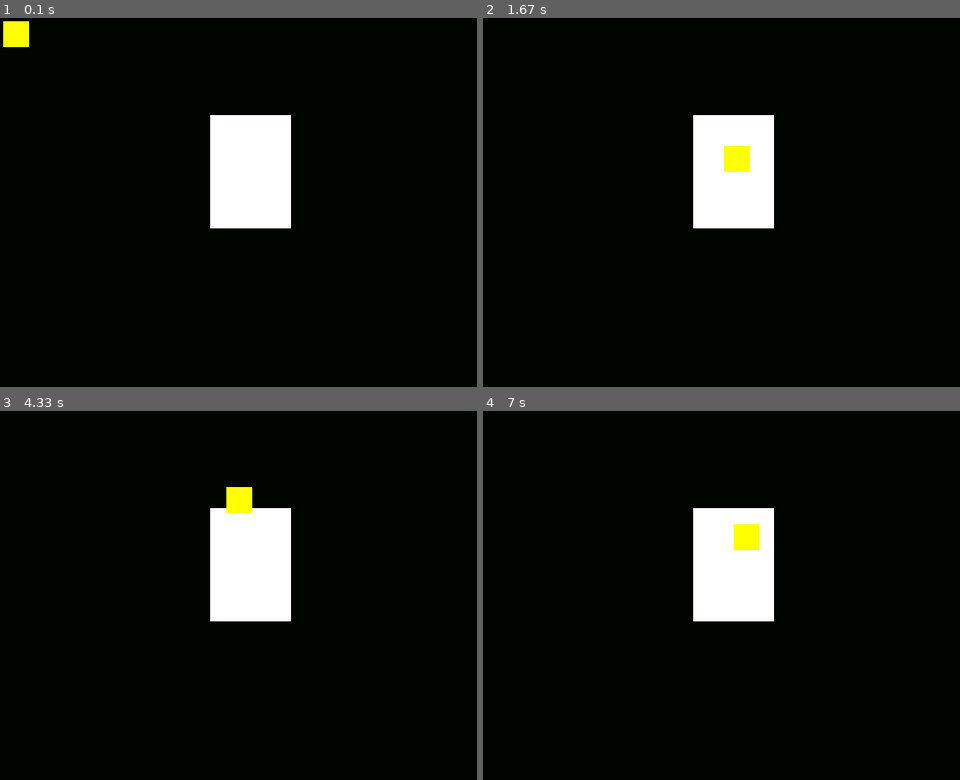
Above: before the commit, frames 1-4 (two rows, left to right).
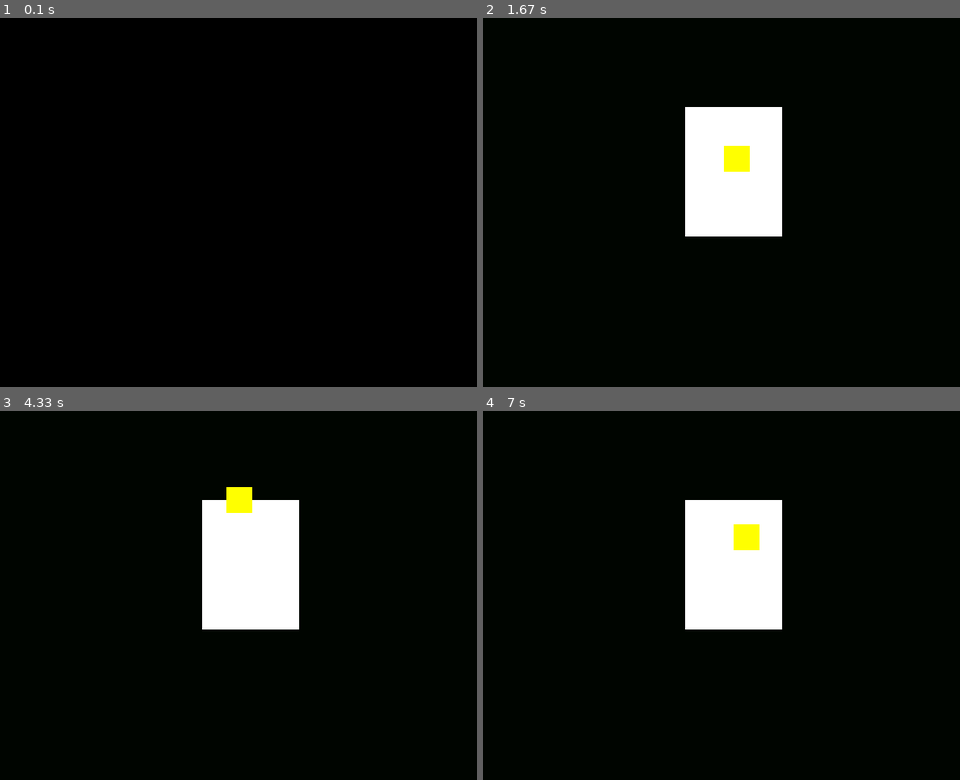
Above: after the commit, the same moments.

Repository: ahmedkcd/Egg-Squeeze-Pygame
Game: pygame game, started from game.py
Same seed, same stepped clock (60 frames per second), same inputs: the game is played once before the commit and once after it.
Inputs (mouse positions are in pixels of both pictures, inside the frame that each line leads up to):
- Up to frame 1 (0.1 s): no input
- Up to frame 2 (1.67 s): tap Space at 0.33 s; press the mouse at (931, 350) at 0.7 s; move the mouse to (864, 298) at 0.8 s; release the mouse at (802, 246) at 0.93 s; press the mouse at (931, 350) at 1.03 s; move the mouse to (826, 331) at 1.13 s; release the mouse at (716, 313) at 1.27 s; click (726, 147) at 1.38 s
- Up to frame 3 (4.33 s): press the mouse at (243, 540) at 1.7 s; move the mouse to (338, 621) at 1.8 s; release the mouse at (438, 706) at 1.93 s; press the mouse at (243, 540) at 2.03 s; move the mouse to (305, 536) at 2.13 s; release the mouse at (367, 536) at 2.27 s; press the mouse at (243, 540) at 2.37 s; move the mouse to (310, 525) at 2.47 s; release the mouse at (376, 510) at 2.6 s; press the mouse at (243, 540) at 2.7 s; move the mouse to (195, 536) at 2.8 s; release the mouse at (147, 536) at 2.93 s; press the mouse at (243, 540) at 3.03 s; move the mouse to (171, 643) at 3.13 s; release the mouse at (100, 750) at 3.27 s; press the mouse at (243, 540) at 3.37 s; move the mouse to (200, 588) at 3.47 s; release the mouse at (157, 636) at 3.6 s; press the mouse at (243, 540) at 3.7 s; move the mouse to (329, 617) at 3.8 s; release the mouse at (419, 698) at 3.93 s; press the mouse at (243, 540) at 4.03 s; move the mouse to (233, 514) at 4.13 s; release the mouse at (228, 488) at 4.27 s
- Up to frame 4 (7 s): press the mouse at (726, 540) at 4.37 s; move the mouse to (669, 602) at 4.47 s; release the mouse at (611, 669) at 4.6 s; press the mouse at (726, 540) at 4.7 s; move the mouse to (635, 536) at 4.8 s; release the mouse at (549, 536) at 4.93 s; press the mouse at (726, 540) at 5.03 s; move the mouse to (826, 595) at 5.13 s; release the mouse at (931, 650) at 5.27 s; press the mouse at (726, 540) at 5.37 s; move the mouse to (640, 591) at 5.47 s; release the mouse at (554, 643) at 5.6 s; press the mouse at (726, 540) at 5.7 s; move the mouse to (778, 602) at 5.8 s; release the mouse at (835, 665) at 5.93 s; press the mouse at (726, 540) at 6.03 s; move the mouse to (802, 580) at 6.13 s; release the mouse at (883, 625) at 6.27 s; press the mouse at (726, 540) at 6.37 s; move the mouse to (778, 554) at 6.47 s; release the mouse at (831, 573) at 6.6 s; press the mouse at (726, 540) at 6.7 s; move the mouse to (731, 532) at 6.8 s; release the mouse at (735, 525) at 6.93 s

The runs differ from the first frame. In frame 1, 5.6% of the frame differs, in the area x 0-62%, y 0-58%; in frame 2, 1.9%; in frame 3, 1.8%; in frame 4, 1.9%.

Commit message:
Added stop watch and a start screen

Diff:
--- a/game.py
+++ b/game.py
@@ -21,6 +21,10 @@
         self.clock = pygame.time.Clock()
 
         self.watch =  StopWatch()
+        self.targetTime = 4.5
+        self.scoreRatio = 0;
+        self.egg_inflated = False
+        self.egg_inflating = True
 
     def run(self):
         while True:
@@ -31,13 +35,24 @@
                     if self.cursor_rectangle.colliderect(self.egg):
                         self.watch.startWatch()
                         print("Hold this egg!")
-                    elif not self.cursor_rectangle.colliderect(self.egg):
-                        self.watch.stopWatch()
-                        print(self.watch.returnTotalTime)
                 if event.type == pygame.MOUSEBUTTONUP:
-                    if self.cursor_rectangle.colliderect(self.egg):
+                    if self.watch.running:
                         self.watch.stopWatch()
                         print(self.watch.returnTotalTime())
+                        self.scoreRatio = (self.watch.returnTotalTime() / self.targetTime) * 100
+
+                        if(self.watch.returnTotalTime() > self.targetTime):
+                            print("You broke the egg! " + "%.2f" % (self.scoreRatio) + "%")
+
+
+                if self.cursor_rectangle.colliderect(self.egg):
+                    if(not self.egg_inflated):
+                        self.egg.inflate_ip(10, 10)
+                    self.egg_inflated = True
+                else:
+                    if(self.egg_inflated):
+                        self.egg.inflate_ip(-10, -10)
+                        self.egg_inflated = False
 
             self.current_time = pygame.time.get_ticks()
 
@@ -56,4 +71,27 @@
 
             self.clock.tick(60)
 
-Game().run()
+    def start_screen(self):
+        while True:
+            for event in pygame.event.get():
+                if event.type == pygame.QUIT:
+                    pygame.quit()
+                if event.type == pygame.KEYDOWN:
+                    if event.key == pygame.K_SPACE:
+                        Game.run(self)
+
+            print("Welcome to the Egg Squeeze! Press space to begin.")
+
+        self.display.fill(0, 5, 0)
+        self.screen.blit(pygame.transform.scale(self.display, self.screen.get_size()), (0,0))
+        pygame.display.update()
+
+    def loss_screen(self):
+        while True:
+            for event in pygame.event.get():
+                if event.type == pygame.QUIT:
+                    pygame.quit()
+
+
+
+Game().start_screen()
